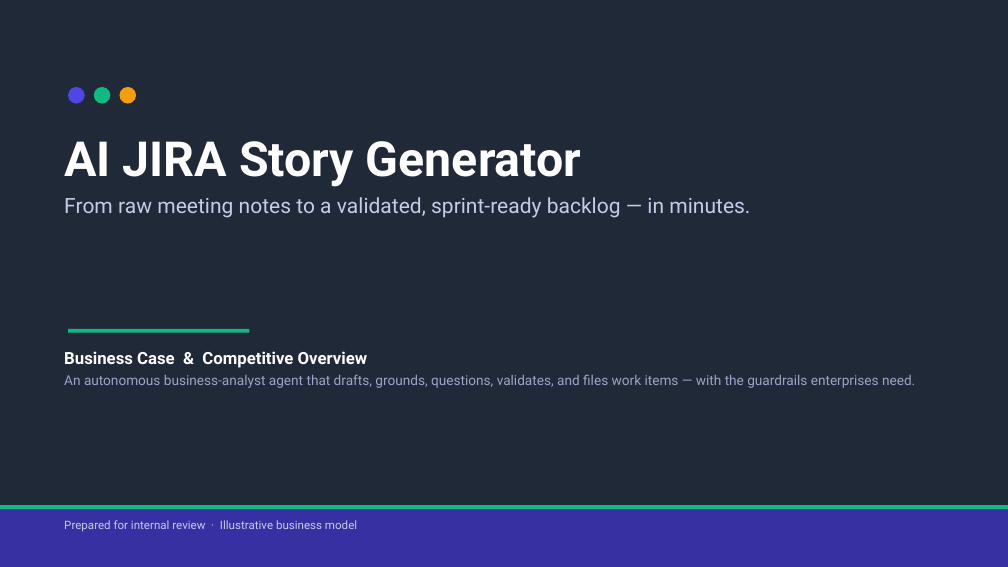
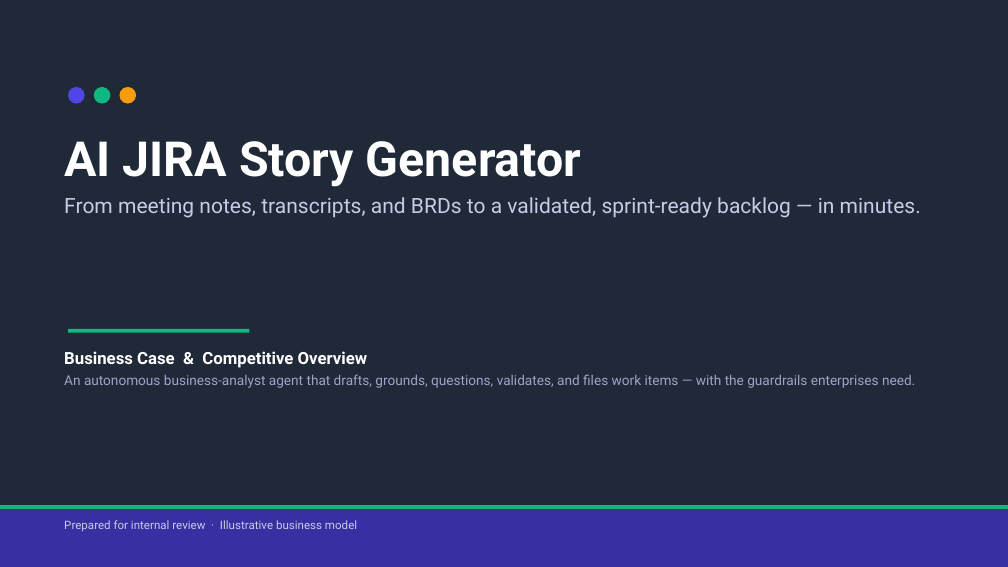
Before and after one commit to nikhilpatil-ct/jira-story-generator, a slide deck: slide 1 of AI-JIRA-Story-Generator-Business-Deck.pptx. Drawn at 1008x567 pixels with LibreOffice and Linux fonts; fonts in the diff are those of the drawing. Boxes give left, top, right and bottom in pixels: in the first picture for what was removed or moved away, otherwise in the second. Text is boxed around its words. In the diff, an @@ line names an element or a change of style, - is before the commit and + after.

Commit message:
feat: Enhance story generation with source type handling and cancellation support
- Added SourceType enum to differentiate between transcript and document inputs.
- Updated extractor to use source type for tailored extraction prompts.
- Implemented titler agent for generating concise titles based on input type.
- Enhanced main application logic to support cancellation of ongoing generation tasks.
- Introduced cancellation service to manage in-flight tasks and user stop requests.
- Updated frontend components to allow users to select source type and stop generation.
- Improved session management to reflect running state and handle auto-naming of sessions.

```diff
--- a/AI-JIRA-Story-Generator-Business-Deck.pptx
+++ b/AI-JIRA-Story-Generator-Business-Deck.pptx
@@ text at bbox=[64, 197, 921, 218]: text changed @@
-From raw meeting notes to a validated, sprint-ready backlog — in minutes.
+From meeting notes, transcripts, and BRDs to a validated, sprint-ready backlog — in minutes.
```
Also in this commit, not shown: 10 other slides changed, 1 slide added, 12 other files.
